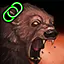
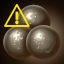
The second w=64, h=64 image is a revision of the first. Changes to its layers:
hid "Circle Sign #1" over box(1, 0, 24, 24)
added layer "Warning" above "shot-round-brown.webp" over box(4, 4, 30, 27)
added layer "shot-round-brown.webp" above "Star" over box(0, 0, 64, 64)
